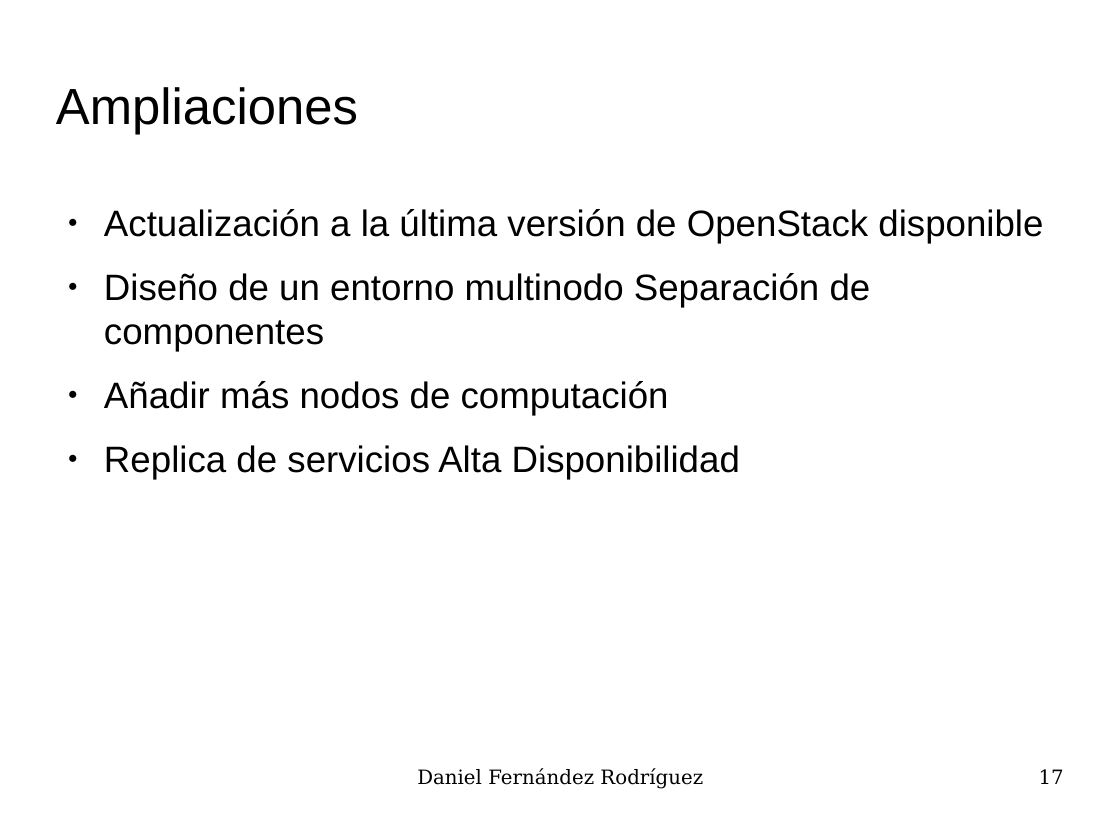
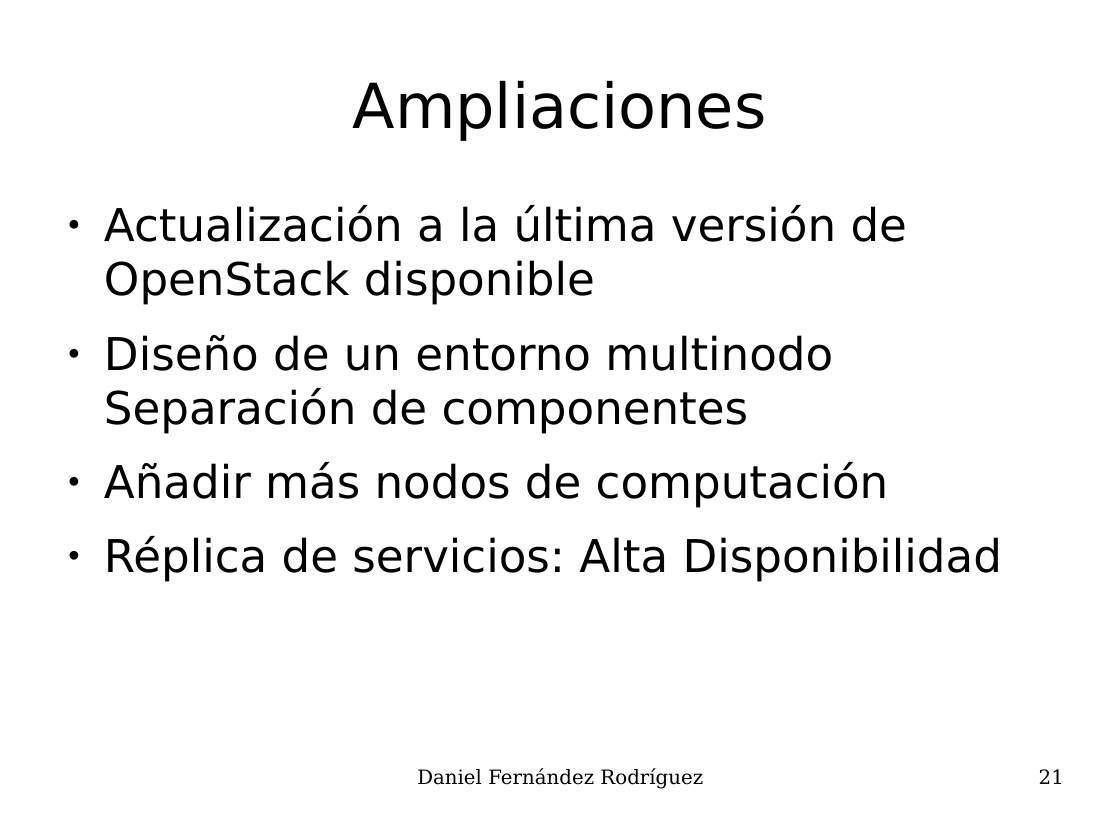
Before and after one commit to UO180222/tfg, a slide deck: slide 21 of docs/presentacion.odp (slide 17 before the commit). Drawn at 1120x840 pixels with LibreOffice and Linux fonts; fonts in the diff are those of the drawing; background and template pictures are left out. Boxes give left, top, right and bottom in pixels: in the first picture for what was removed or moved away, otherwise in the second. Text is boxed around its words. In the diff, an @@ line names an element or a change of style, - is before the commit and + after.

```diff
--- a/docs/presentacion.odp
+++ b/docs/presentacion.odp
@@ title "Ampliaciones": place and size @@
-title "Ampliaciones" at [56,87,358,134]
+title "Ampliaciones" at [353,80,767,141]
@@ title "Ampliaciones" at [353,80,767,141]: size 36 to 44 pt, font Arial to DejaVu Sans; alignment left to centre @@
@@ text at [104,205,907,508]: size 26 to 32 pt, font Arial to DejaVu Sans in "Actualización a la última versión de OpenStack ...", "Diseño de un entorno multinodo Separación de ...", "Añadir más nodos de computación" @@
@@ text at [104,536,1002,582]: text changed; size 26 to 32 pt; font Arial to DejaVu Sans @@
-● Replica de servicios Alta Disponibilidad
+● Réplica de servicios: Alta Disponibilidad
@@ page number at [1039,769,1064,784]: text changed @@
-17
+21
```
Also in this commit, not shown: 17 other slides changed, 4 slides added.
